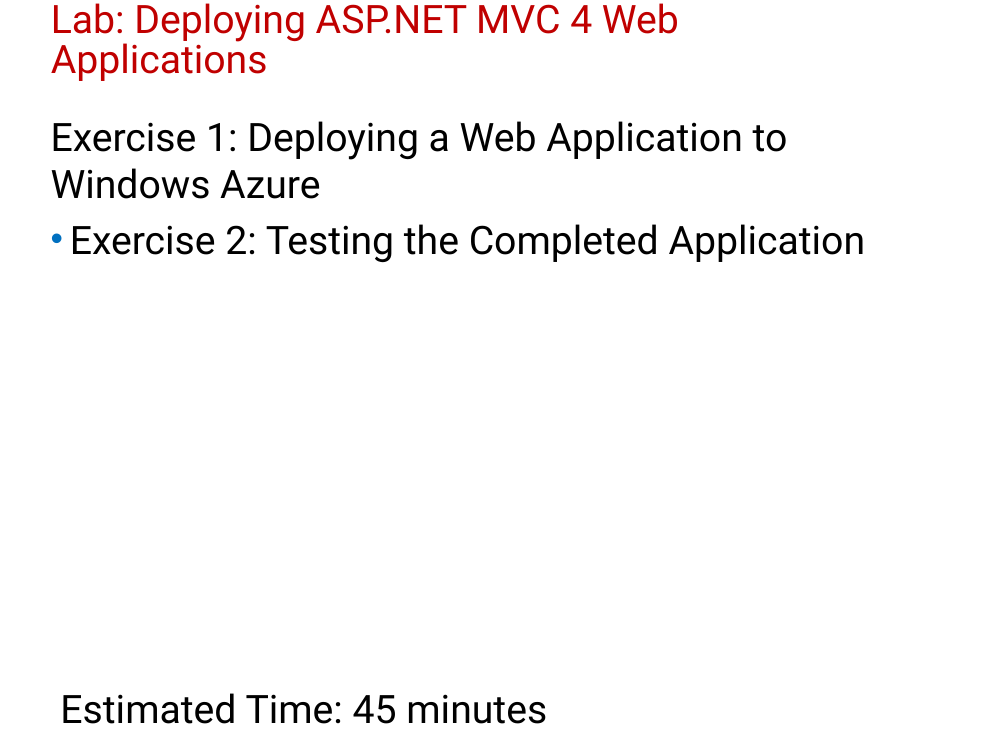
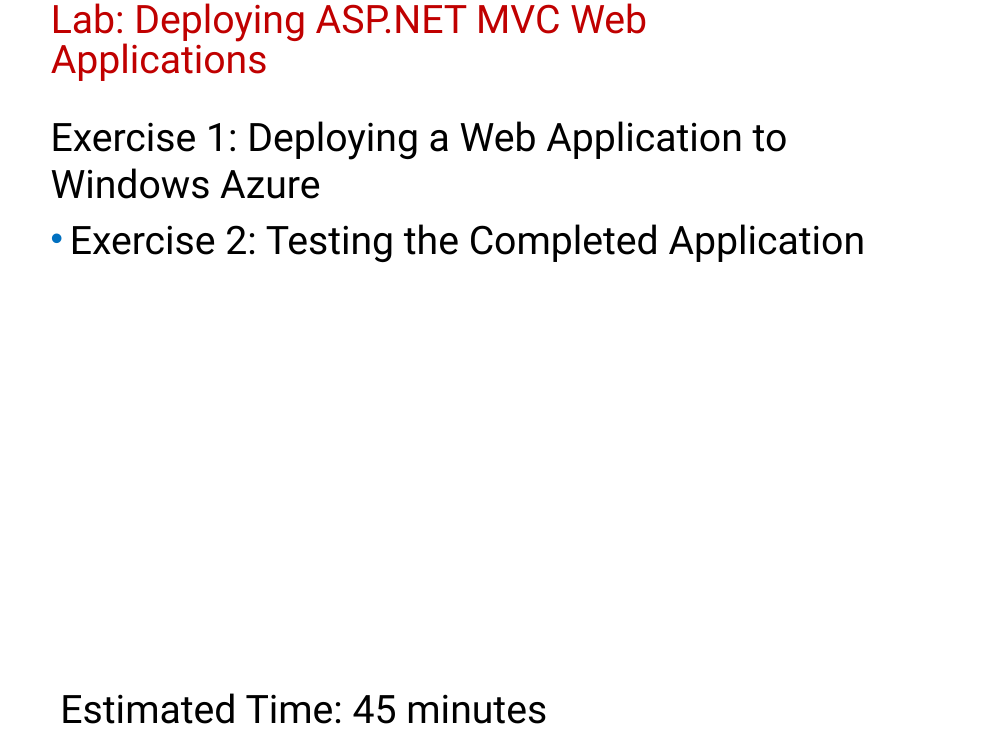
Before and after one commit to lindhardt/04-asp.net-mvc, a slide deck: slide 17 of module 16 - Handling Req. in ASP.NET MVC 4/20486B_16.pptx. Drawn at 1008x756 pixels with LibreOffice and Linux fonts; fonts in the diff are those of the drawing; background and template pictures are left out. Boxes give left, top, right and bottom in pixels: in the first picture for what was removed or moved away, otherwise in the second. Text is boxed around its words. In the diff, an @@ line names an element or a change of style, - is before the commit and + after.

```diff
--- a/module 16 - Handling Req. in ASP.NET MVC 4/20486B_16.pptx
+++ b/module 16 - Handling Req. in ASP.NET MVC 4/20486B_16.pptx
@@ title at <box>51,3,647,81</box>: text changed @@
-Lab: Deploying ASP.NET MVC 4 Web Applications
+Lab: Deploying ASP.NET MVC Web Applications
```
Also in this commit, not shown: 5 other slides changed.
